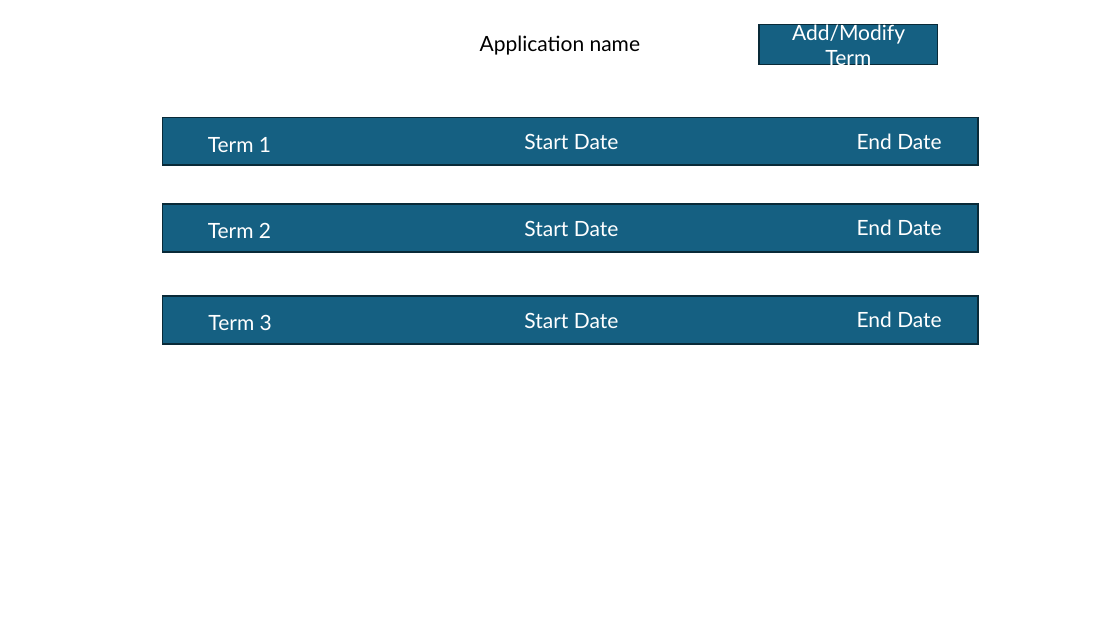
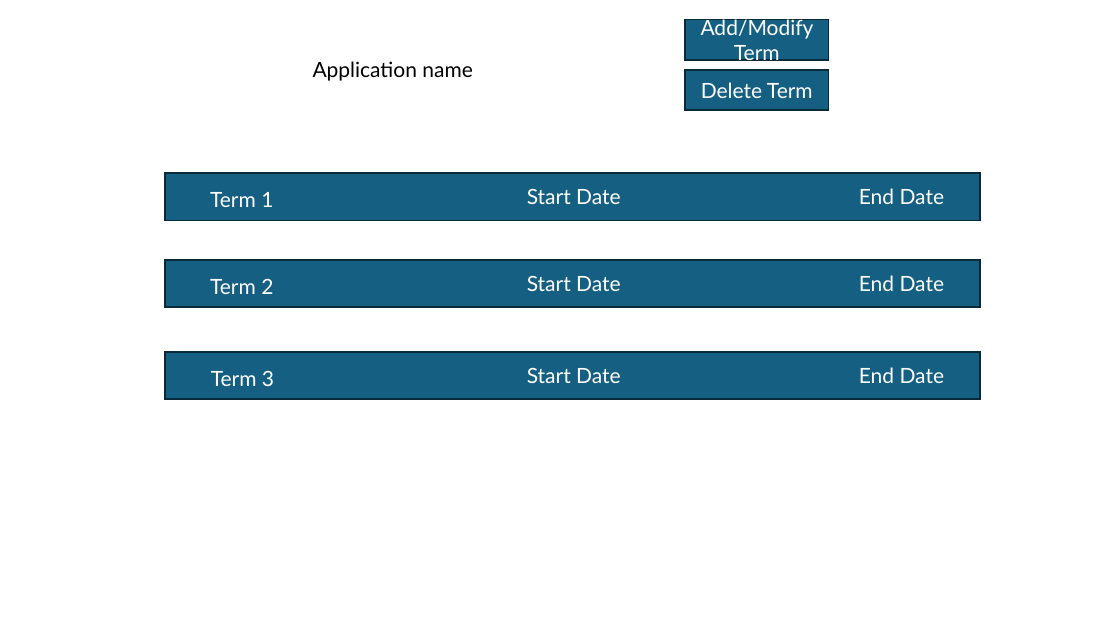
Before and after one commit to rpotesmangra11/C971-Mobile-App-Development, a slide deck: slide 1 of b1.pptx. Drawn at 1120x630 pixels with LibreOffice and Linux fonts; fonts in the diff are those of the drawing. Boxes give left, top, right and bottom in pixels: in the first picture for what was removed or moved away, otherwise in the second. Text is boxed around its words. In the diff, an @@ line names an element or a change of style, - is before the commit and + after.

Commit message:
updated B1 modify/delete term

```diff
--- a/b1.pptx
+++ b/b1.pptx
@@ rectangle "Add/Modify Term": place and size @@
-rectangle "Add/Modify Term" at [760,24,938,65]
+rectangle "Add/Modify Term" at [686,19,829,60]
@@ text "Application name": place and size @@
-text "Application name" at [480,35,640,55]
+text "Application name" at [313,61,472,81]
@@ rectangle added at [686,70,829,109], fill #156082, outline #092A39 1.5 pt, 18 pt, text #FFFFFF @@
+Delete Term
@@ 3 rectangles: place and size @@
-3 rectangles at [162,118,978,344]
+3 rectangles at [165,173,981,400]
@@ 9 texts: place and size @@
-9 texts at [208,133,942,330]
+9 texts at [210,188,945,386]
```
Also in this commit, not shown: 7 slides added.
